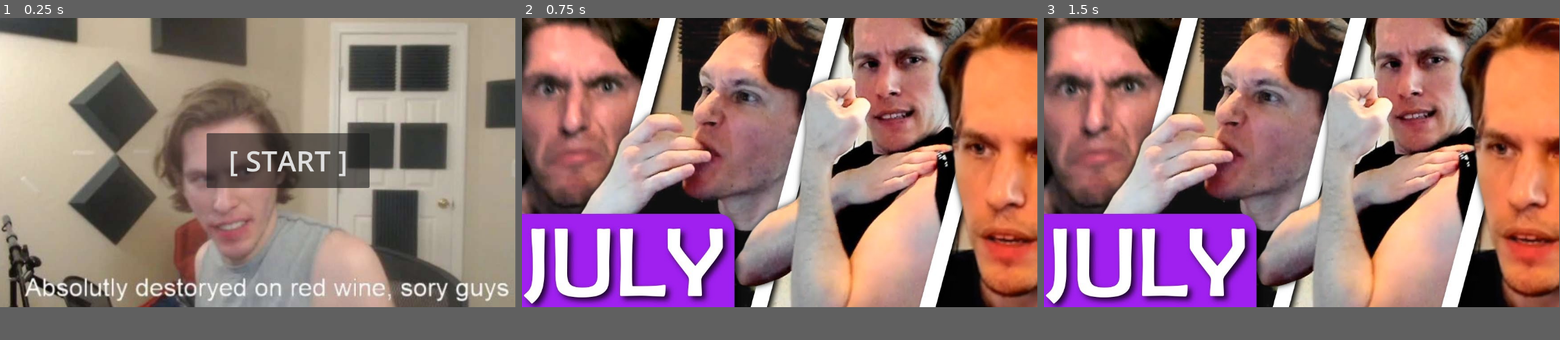
Above: before the commit, frames 1-3 (left to right).
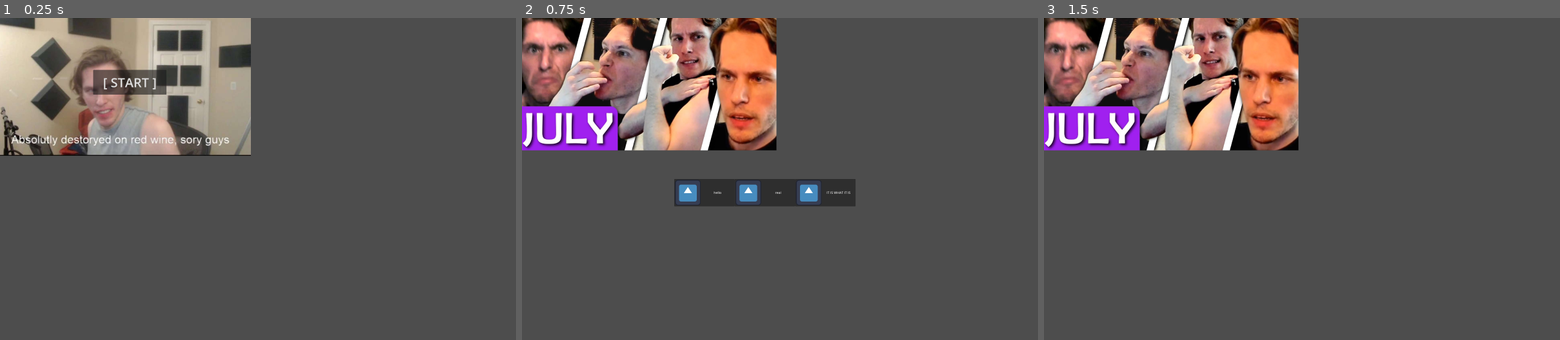
Above: after the commit, the same moments.

Repository: liu-kevin1/GlobalGameJam2024
Game: Godot game, scene res://Scenes/Main/MainMenu.tscn
The game is run twice, just before and just after one commit, with the same random seed, the same clock (stepped at 60 frames per second) and the same inputs. The engine's default icon, where the game draws it, is replaced by a stand-in: a white triangle on a blue panel in a dark square.
Inputs (mouse positions are in pixels of both pictures, inside the frame that each line leads up to):
- Up to frame 1 (0.25 s): no input
- Up to frame 2 (0.75 s): click "[ START ]" at 0.5 s
- Up to frame 3 (1.5 s): click (1224, 175) at 1.25 s, where only the run after the commit has a clickable "hello"
In our replay, the window is 799x449 before the commit and 800x500 after it. These sizes can differ from the game's own. Grey fills any space a smaller window leaves; there, only what the larger window draws over its background counts as a difference.

The runs differ from the first frame. In frame 1, 77% of the frame differs, in the area x 0-100%, y 0-90%; in frame 2, 87%; in frame 3, 86%.

Commit message:
Added a function into character class for a basic dialogue slection choice

Diff:
--- /dev/null
+++ b/Assets/Scripts/Dining.gd
@@ -0,0 +1,12 @@
+extends Node2D
+
+# Called when the node enters the scene tree for the first time.
+func _ready():
+	var c  = Character.new()
+	add_child(c)
+	c.choice(["hello","real","IT IS WHAT IT IS"])
+	pass
+
+# Called every frame. 'delta' is the elapsed time since the previous frame.
+func _process(delta):
+	pass
--- a/Assets/Scripts/MainMenu.gd
+++ b/Assets/Scripts/MainMenu.gd
@@ -12,6 +12,3 @@
 
 	# Transition to the game scene
 	get_tree().change_scene_to_packed(gameScene)
-
-	var c : Character = Character.new()
-	c.test()
--- a/Assets/Scripts/System/Character.gd
+++ b/Assets/Scripts/System/Character.gd
@@ -2,12 +2,25 @@
 
 # @icon("res://interface/icons/item.png")
 class_name Character
-extends Node
+extends Node2D
 
 var characterName;
 var characterNickname;
 
+#creates dialogue options
+func choice(choices: Array):#please input string vectors
+	#screensize 2560x1600, center 1280x800
+	var y_offset = 0
+	var x_offset = 0
+	var button = get_parent().get_node("TemplateButton")
 
-
-func test():
-	print("CHARACTER")
+	#create duplicates of a button
+	for i in range(choices.size()):
+		print(get_parent())
+		var new_button = button.duplicate()
+		new_button.text = choices[i]
+		new_button.name = str(i)
+		#button.connect("pressed", button_pressed)
+		new_button.size = Vector2(300, 100)
+		new_button.position = Vector2((1280-300-(150*choices.size()/2)+300*i), 800)
+		add_child(new_button)
--- a/GLOBAL_DATA.gd
+++ b/GLOBAL_DATA.gd
@@ -2,3 +2,4 @@
 extends Node
 
 #define global vars below - call global vars with global."var_name"
+var SELECTED_CHOICE = -1
--- a/Scenes/Main/MainGameScene.tscn
+++ b/Scenes/Main/MainGameScene.tscn
@@ -1,8 +1,12 @@
-[gd_scene load_steps=2 format=3 uid="uid://b4o270151bjcr"]
+[gd_scene load_steps=5 format=3 uid="uid://b4o270151bjcr"]
 
 [ext_resource type="Texture2D" uid="uid://bnojjmv7p64j" path="res://Assets/Images/jerma_july.jpg" id="1_101s4"]
+[ext_resource type="Script" path="res://Assets/Scripts/Dining.gd" id="1_t1jsi"]
+[ext_resource type="Texture2D" uid="uid://dw4rgwn8ixu6o" path="res://Assets/Images/icon.svg" id="3_53php"]
+[ext_resource type="Script" path="res://Scenes/Main/TemplateButton.gd" id="4_fs18x"]
 
 [node name="MainGameScene" type="Node2D"]
+script = ExtResource("1_t1jsi")
 
 [node name="TextureRect" type="TextureRect" parent="."]
 offset_left = -18.0
@@ -10,3 +14,12 @@
 offset_right = 1262.0
 offset_bottom = 658.0
 texture = ExtResource("1_101s4")
+
+[node name="TemplateButton" type="Button" parent="."]
+offset_left = 406.0
+offset_top = -286.0
+offset_right = 757.0
+offset_bottom = -150.0
+text = "bruh"
+icon = ExtResource("3_53php")
+script = ExtResource("4_fs18x")
--- /dev/null
+++ b/Scenes/Main/TemplateButton.gd
@@ -0,0 +1,22 @@
+extends Button
+
+var button = self
+
+func _ready():
+	button.connect("pressed", _on_PlayButton_pressed)
+
+#updates the global variable to the selected choice
+func _on_PlayButton_pressed():
+	print(button.name)
+	Global.SELECTED_CHOICE = (button.name).to_int()
+
+#check if a player chooses a option
+func _process(delta):
+	if(Global.SELECTED_CHOICE != -1):
+		delete_self()
+	pass
+
+#delete the button
+func delete_self():
+	get_parent().remove_child(self)
+	queue_free()
--- a/project.godot
+++ b/project.godot
@@ -14,3 +14,13 @@
 run/main_scene="res://Scenes/Main/MainMenu.tscn"
 config/features=PackedStringArray("4.2", "Forward Plus")
 config/icon="res://icon.svg"
+
+[autoload]
+
+Global="*res://GLOBAL_DATA.gd"
+
+[display]
+
+window/size/viewport_width=2560
+window/size/viewport_height=1600
+window/size/resizable=false
